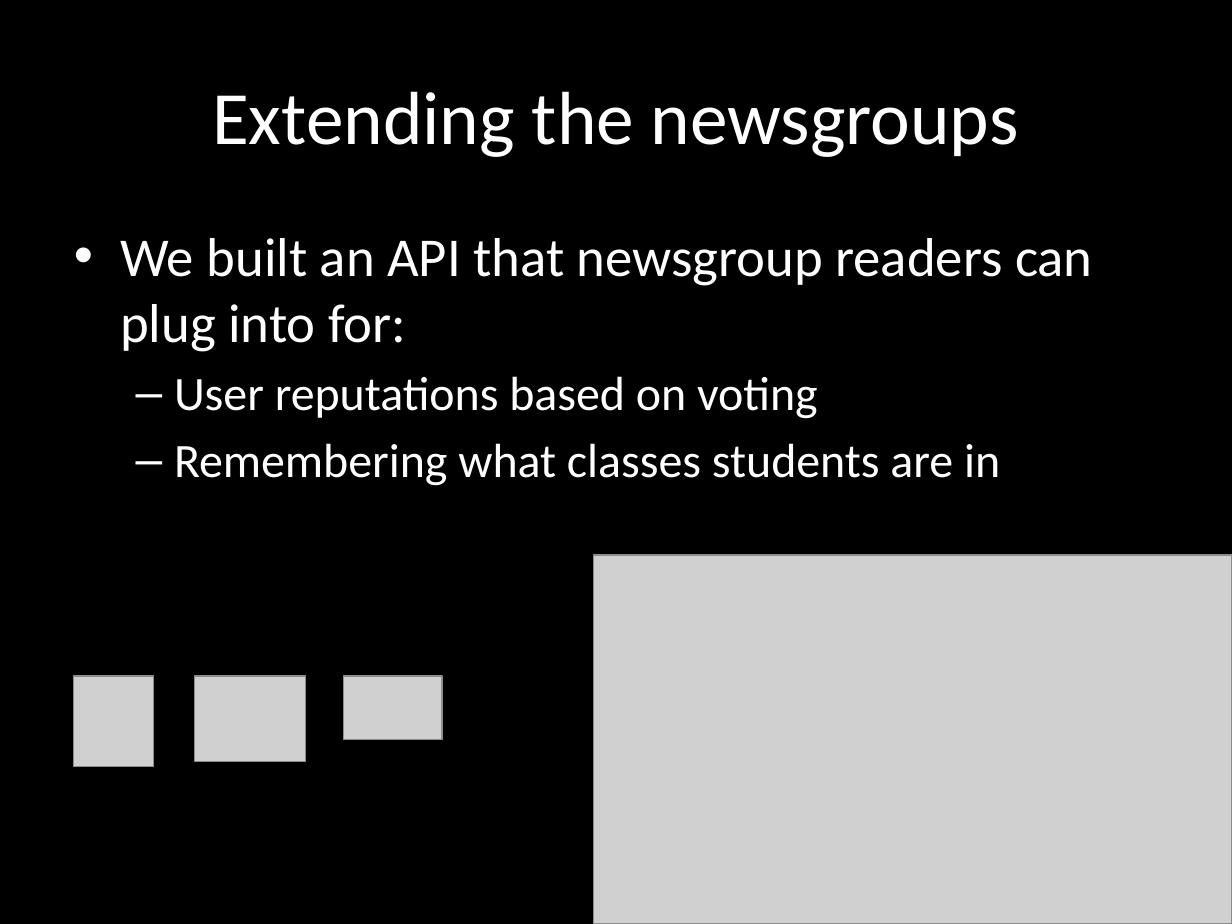
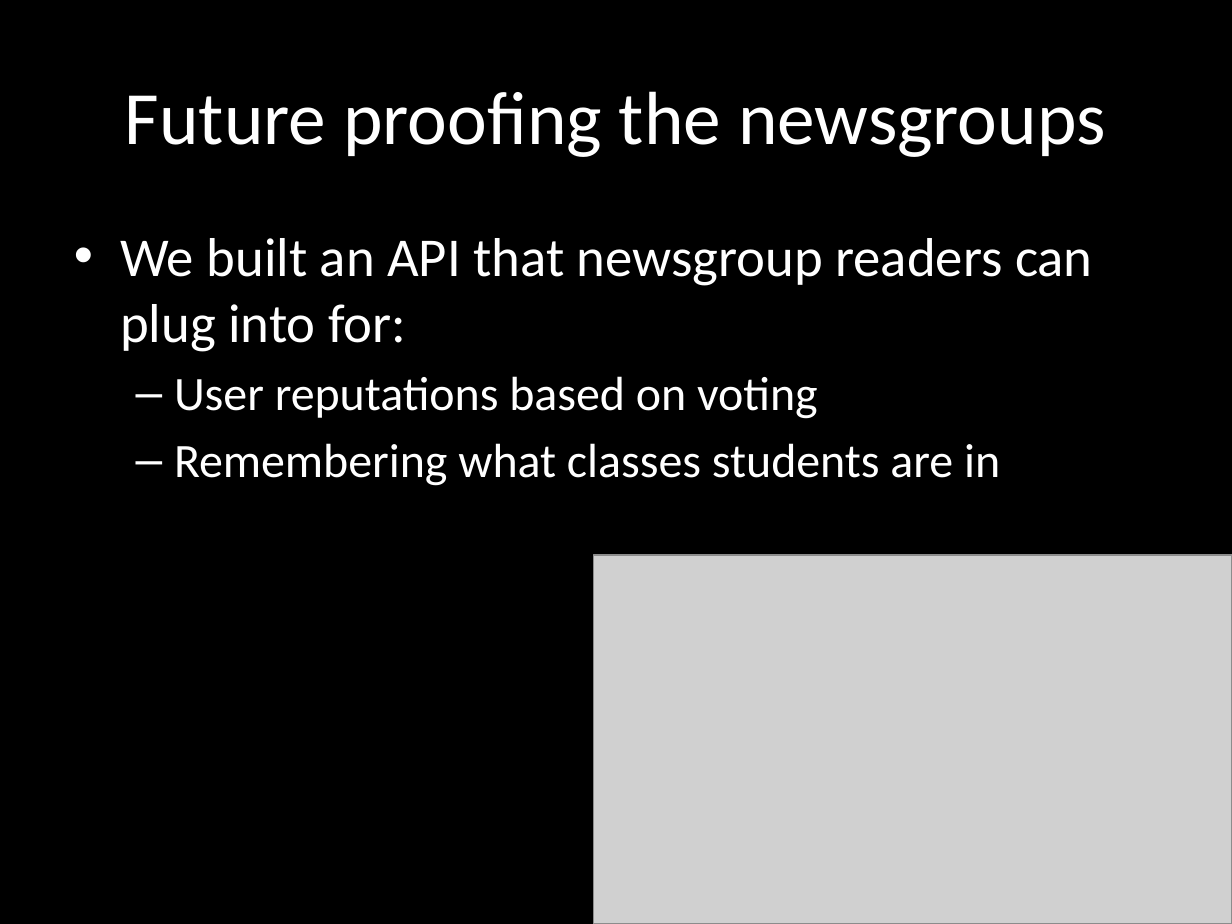
Before and after one commit to kryali/CourseOverflow, a slide deck: slide 8 of Presentation.pptx (slide 3 before the commit). Drawn at 1232x924 pixels with LibreOffice and Linux fonts; fonts in the diff are those of the drawing; grey boxes stand for pictures. Boxes give left, top, right and bottom in pixels: in the first picture for what was removed or moved away, otherwise in the second. Text is boxed around its words. In the diff, an @@ line names an element or a change of style, - is before the commit and + after.

```diff
--- a/Presentation.pptx
+++ b/Presentation.pptx
@@ title at <box>125,91,1106,157</box>: text changed @@
-Extending the newsgroups
+Future proofing the newsgroups
@@ picture removed at <box>74,676,154,768</box> @@
@@ picture removed at <box>195,676,306,761</box> @@
@@ picture removed at <box>344,676,442,739</box> @@
```
Also in this commit, not shown: 5 other slides changed, 4 slides added, 1 slide removed.
